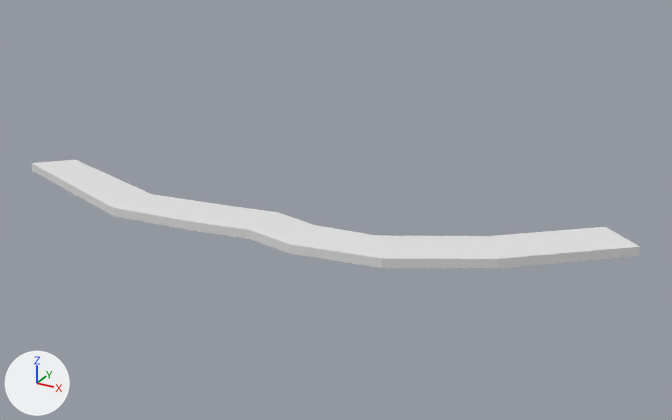
A saved change to the Blender file SunLight/Assets/Scenes/Path_Hut.blend.
One viewpoint serves both versions: a camera (50 mm lens) standing at (4.4, -7.25, 3.94) and looking at (0.07, 0.62, 0.0). The lights are fixed; the arrows at lower left show +X, +Y and +Z. The older version comes first.
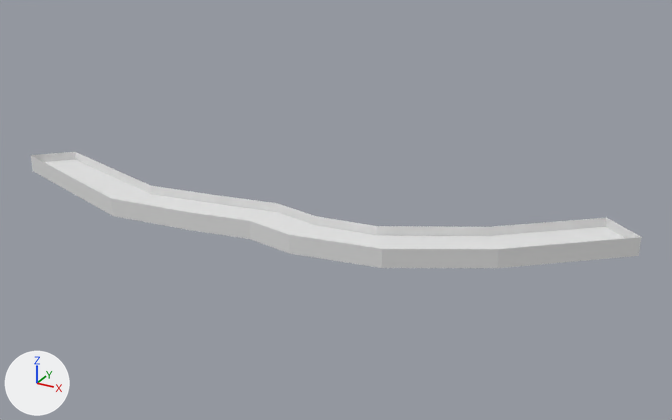
Commit message: Added Upon Hut Scene

The change in detail:
me_cube_001 is used by ob_cube; location (-0.124, -0.159, 0.0); scale (0.25, 0.25, 0.05).
Verts and faces of me_cube_001; kept vertices keep their numbers, new ones are numbered from 32.
Before the commit, vertices of me_cube_001: 1 (-1.0, -0.7, 1.3) at pixel (249, 229), 3 (-1.0, 1.3, 1.3) at pixel (276, 212), 5 (1.0, -1.0, 1.0) at pixel (289, 244), 7 (1.0, 1.0, 1.0) at pixel (315, 225), 8 (3.6, 1.2, 1.3) at pixel (376, 235).
Before the commit, vertices of me_cube_001: 11 (4.7, -0.5, 1.3) at pixel (381, 258), 12 (7.4, 3.4, 1.0) at pixel (488, 236), 15 (8.4, 1.7, 1.0) at pixel (497, 258), 18 (-3.7, -1.1, 1.0) at pixel (188, 221), 19 (-3.7, 0.9, 1.0) at pixel (217, 204).
Before the commit, vertices of me_cube_001: 22 (-7.3, -1.5, 1.0) at pixel (112, 207), 23 (-6.8, 0.4, 1.0) at pixel (152, 194), 26 (-14.1, 0.6, 1.0) at pixel (31, 163), 27 (-12.7, 2.0, 1.0) at pixel (75, 159), 28 (11.2, 6.4, 1.0) at pixel (605, 226).
Before the commit, vertices of me_cube_001: 31 (12.8, 5.3, 1.0) at pixel (640, 246).
me_cube_001 had 32 vertices, 30 faces and spanned x -14.1..12.8, y -1.5..6.4, z -1.0..1.3.
me_cube_001 now has 51 vertices, 46 faces and spans x -14.1..12.8, y -1.5..6.4, z -1.0..3.3.
Part 1, on me_cube_001:
New vertices 32 to 50 stand at vertices 1, 3, 5, 7, 8, 11, 12, 15, 18, 19, 22, 22, 23, 23, 26, 27, 28, 31, 31, in that order, plus (0.0, 0.0, 2.0).
New faces: (22, 26, 46, 42), (23, 44, 47, 27), (26, 27, 47, 46), (7, 35, 36, 8), (12, 38, 48, 28), (8, 12, 38, 36).
New faces: (19, 23, 45, 41), (3, 7, 35, 33), (3, 19, 41, 33), (28, 31, 49, 48), (1, 18, 40, 32), (18, 40, 43, 22).
New faces: (15, 39, 50, 31), (1, 32, 34, 5), (5, 11, 37, 34), (11, 37, 39, 15).

Changed parts and their boxes (x1, y1, x2, y2) in the pictures (672 x 420 px):
'Cube', reshaped (7% taller)
    before: (32, 160, 640, 268)
    after: (31, 152, 642, 268)
part 1 of me_cube_001, added
    after: (31, 152, 642, 259)
